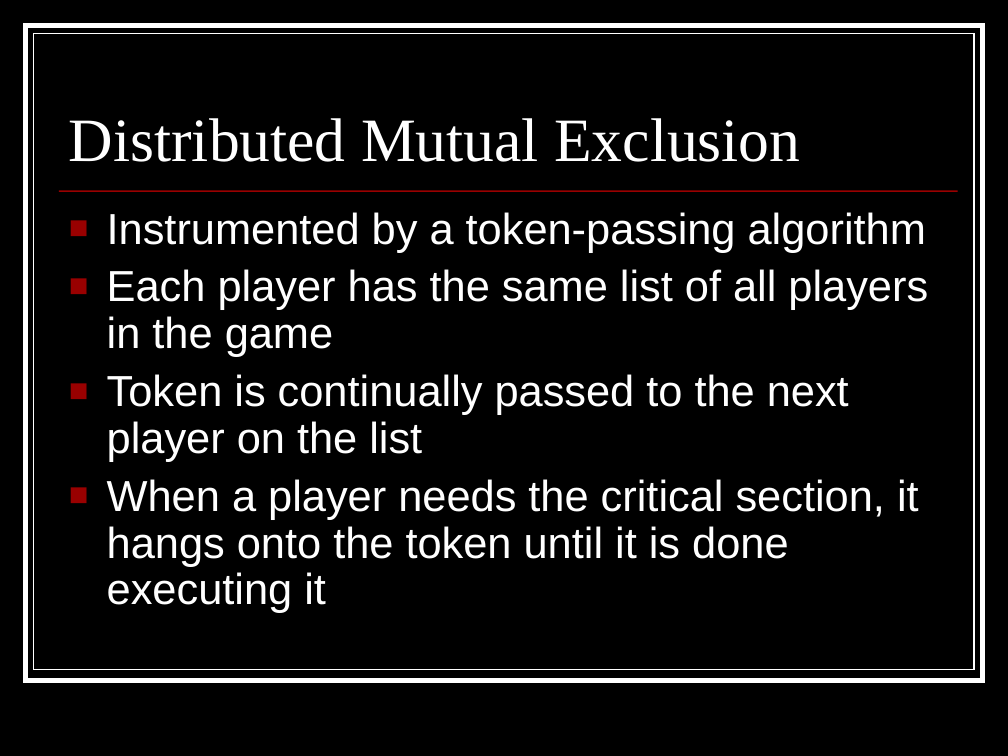
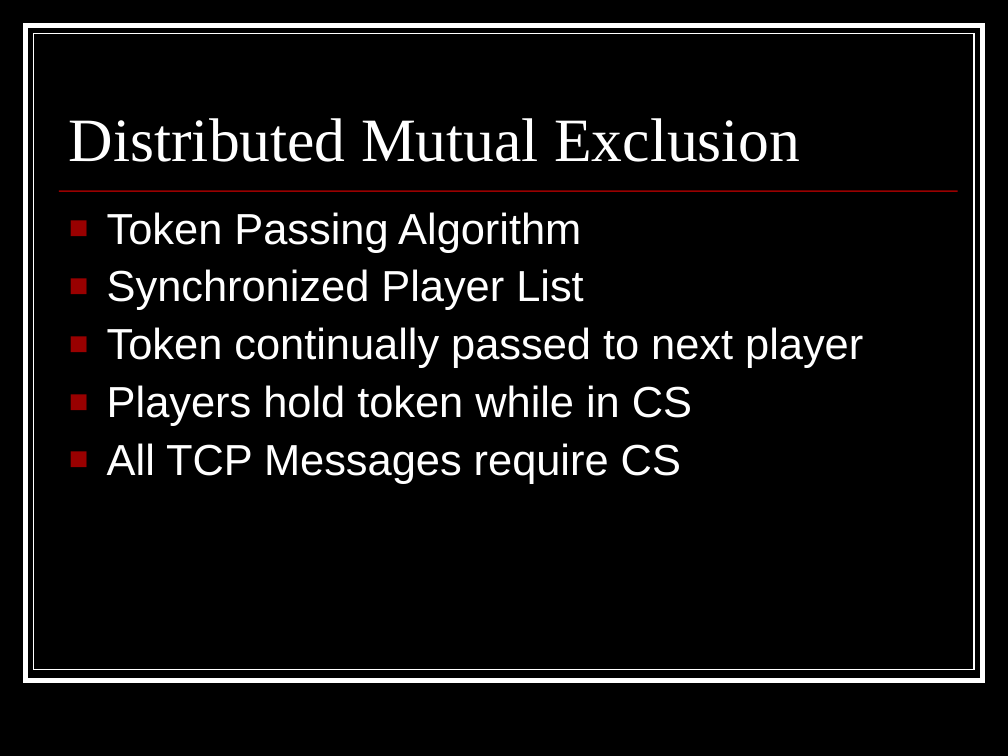
Before and after one commit to appleguru/p2pset, a slide deck: slide 14 of Other Documents/Final Presentation.ppt. Drawn at 1008x756 pixels with LibreOffice and Linux fonts; fonts in the diff are those of the drawing. Boxes give left, top, right and bottom in pixels: in the first picture for what was removed or moved away, otherwise in the second. Text is boxed around its words. In the diff, an @@ line names an element or a change of style, - is before the commit and + after.

```diff
--- a/Other Documents/Final Presentation.ppt
+++ b/Other Documents/Final Presentation.ppt
@@ text at (107,212,863,483): text changed @@
-■ Instrumented by a token-passing algorithm
-■ Each player has the same list of all players in the game
-■ Token is continually passed to the next player on the list
-■ When a player needs the critical section, it hangs onto the token until it is done executing it
+■ Token Passing Algorithm
+■ Synchronized Player List
+■ Token continually passed to next player
+■ Players hold token while in CS
+■ All TCP Messages require CS
```
Also in this commit, not shown: 16 other slides changed, 10 slides added, 2 slides removed.
